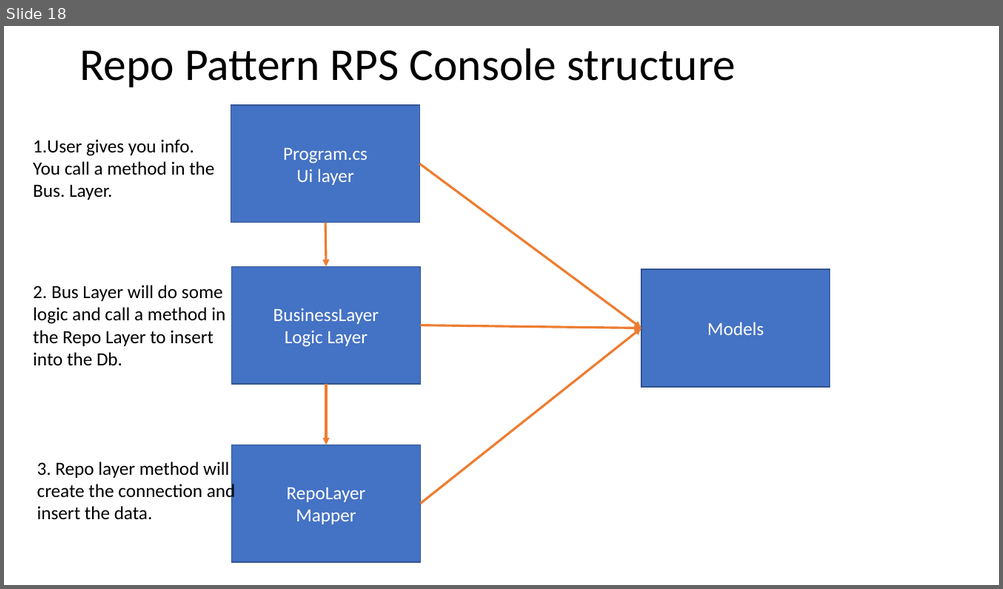
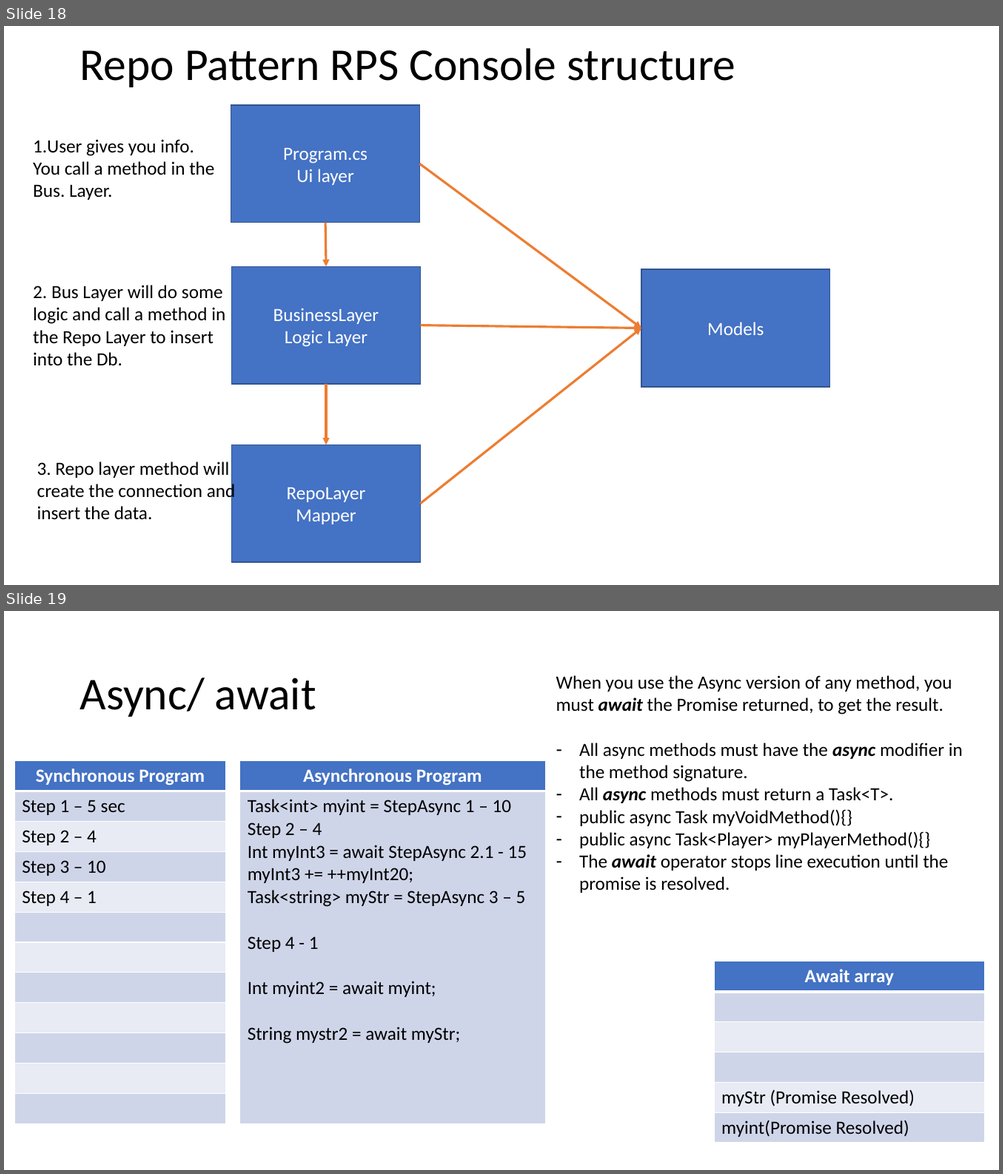
Before and after one commit to 071822-dotnet-ext-batch-org/071822-dotnet-ext-batch-repo, a slide deck: MarkDrawrings.pptx. Shown one above the other, each under a label of ours: slide 18 before the commit, slides 18 and 19 after it. The pictures are 1003x589 and 1003x1174 pixels, drawn with LibreOffice and Linux fonts; fonts in the diff are those of the drawing. Boxes give left, top, right and bottom in pixels: in the first picture for what was removed or moved away, otherwise in the second. Text is boxed around its words. In the diff, an @@ line names an element or a change of style, - is before the commit and + after.

```diff
--- a/MarkDrawrings.pptx
+++ b/MarkDrawrings.pptx
@@ slide 19 added at (x1=4, y1=611, x2=999, y2=1170), background #FFFFFF @@
@@ text added at (x1=556, y1=675, x2=962, y2=893), 18 pt, text #000000 @@
+When you use the Async version of any method, you must await the Promise returned, to get the result.
+– All async methods must have the async modifier in the method signature.
+– All async methods must return a Task<T>.
+– public async Task myVoidMethod(){}
+– public async Task<Player> myPlayerMethod(){}
+– The await operator stops line execution until the promise is resolved.
@@ title added at (x1=79, y1=678, x2=316, y2=717), 44 pt, text #000000 @@
+Async/ await
@@ table added at (x1=14, y1=761, x2=225, y2=1125), 12 rows, 1 columns @@
+Synchronous Program
+Step 1 – 5 sec
+Step 2 – 4
+Step 3 – 10
+Step 4 – 1
+
+
+
+
+
+
+
@@ table added at (x1=240, y1=761, x2=545, y2=1125), 2 rows, 1 columns @@
+Asynchronous Program
+Task<int> myint = StepAsync 1 – 10 / Step 2 – 4 / Int myInt3 = await StepAsync 2.1 - 15 / myInt3 += ++myInt20; / Task<string> myStr = StepAsync 3 – 5 / Step 4 - 1 / Int myint2 = await myint; / String mystr2 = await myStr;
@@ table added at (x1=714, y1=962, x2=984, y2=1141), 6 rows, 1 columns @@
+Await array
+
+
+
+myStr (Promise Resolved)
+myint(Promise Resolved)
```
Also in this commit, not shown: 1 other slide added, 4 other files.
